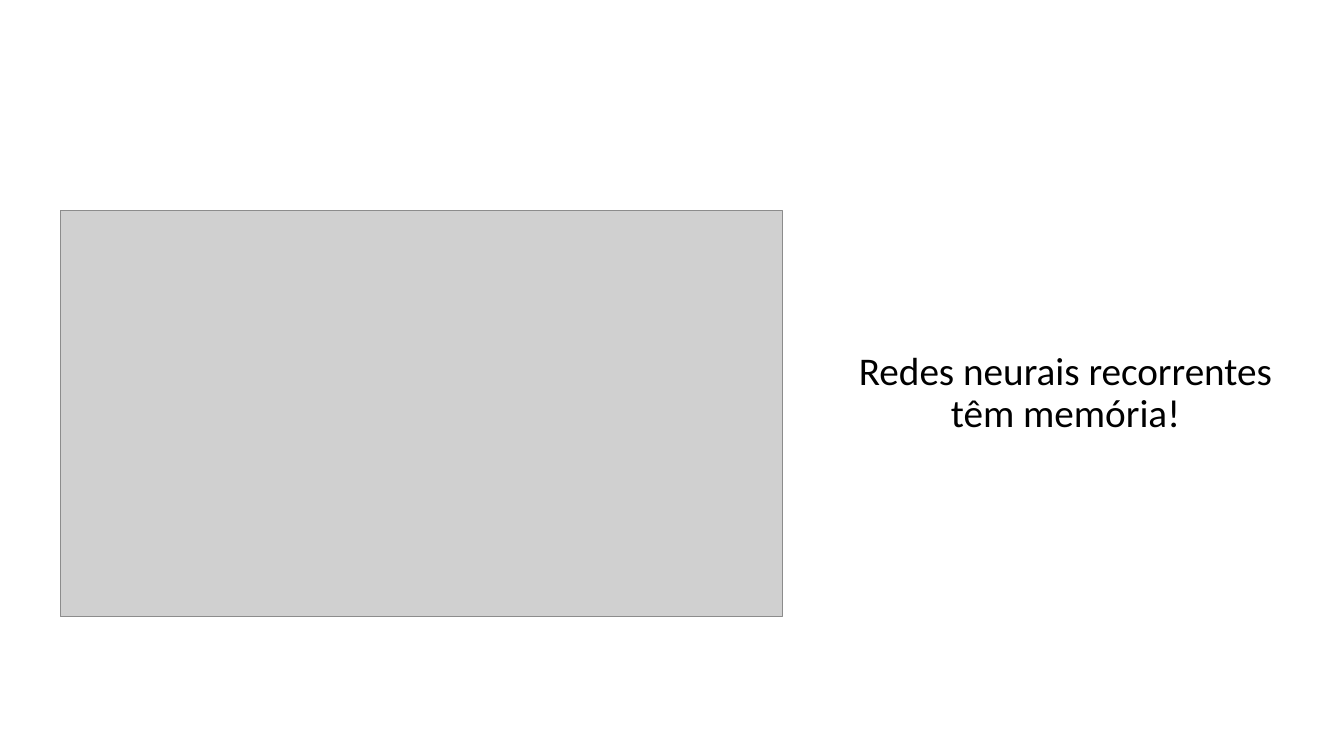
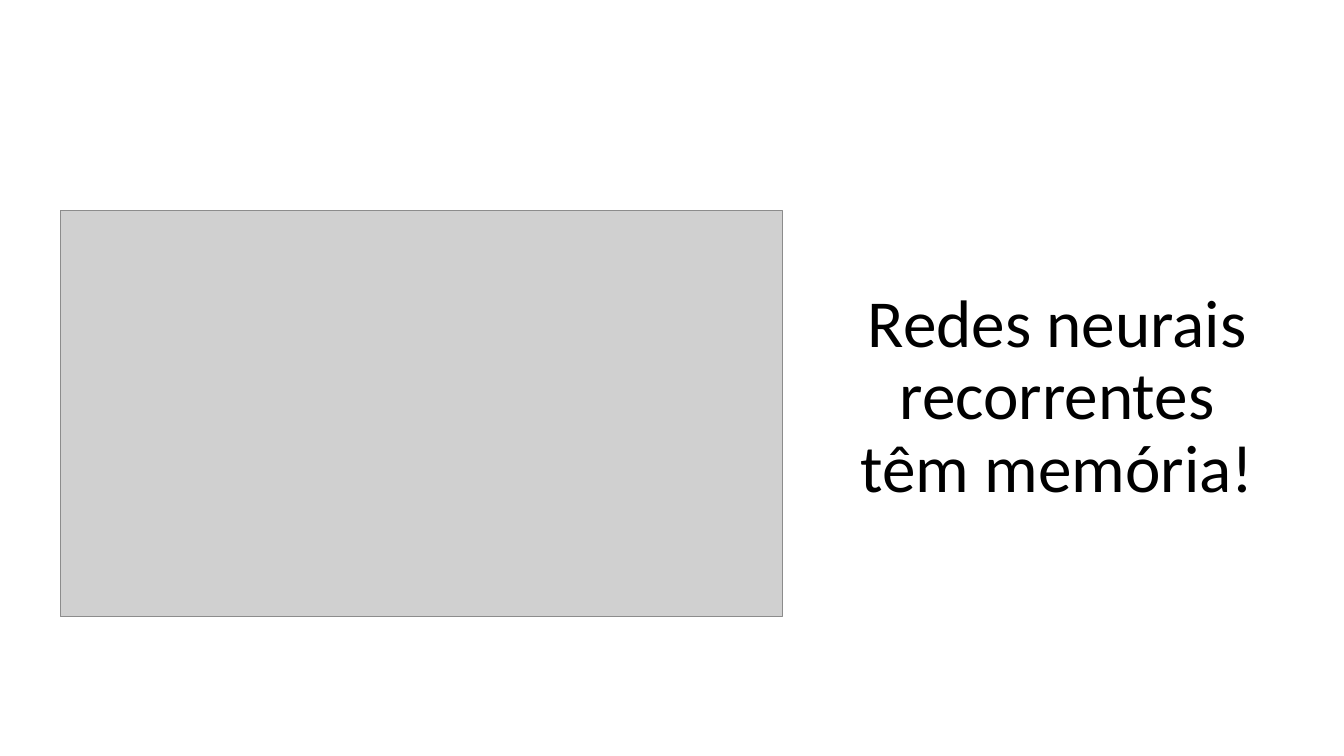
Before and after one commit to zz4fap/c24_inteligencia_artificial, a slide deck: slide 6 of slides/C24_RNN.pptx (slide 5 before the commit). Drawn at 1344x756 pixels with LibreOffice and Linux fonts; fonts in the diff are those of the drawing; grey boxes stand for pictures. Boxes give left, top, right and bottom in pixels: in the first picture for what was removed or moved away, otherwise in the second. Text is boxed around its words. In the diff, an @@ line names an element or a change of style, - is before the commit and + after.

```diff
--- a/slides/C24_RNN.pptx
+++ b/slides/C24_RNN.pptx
@@ text "Redes neurais recorrentes têm memória!": place and size @@
-text "Redes neurais recorrentes têm memória!" at bbox=[859, 357, 1272, 428]
+text "Redes neurais recorrentes têm memória!" at bbox=[861, 300, 1254, 493]
@@ text "Redes neurais recorrentes têm memória!" at bbox=[861, 300, 1254, 493]: size 28 to 48 pt @@
```
Also in this commit, not shown: 13 other slides changed, 10 slides added, 1 slide removed.
